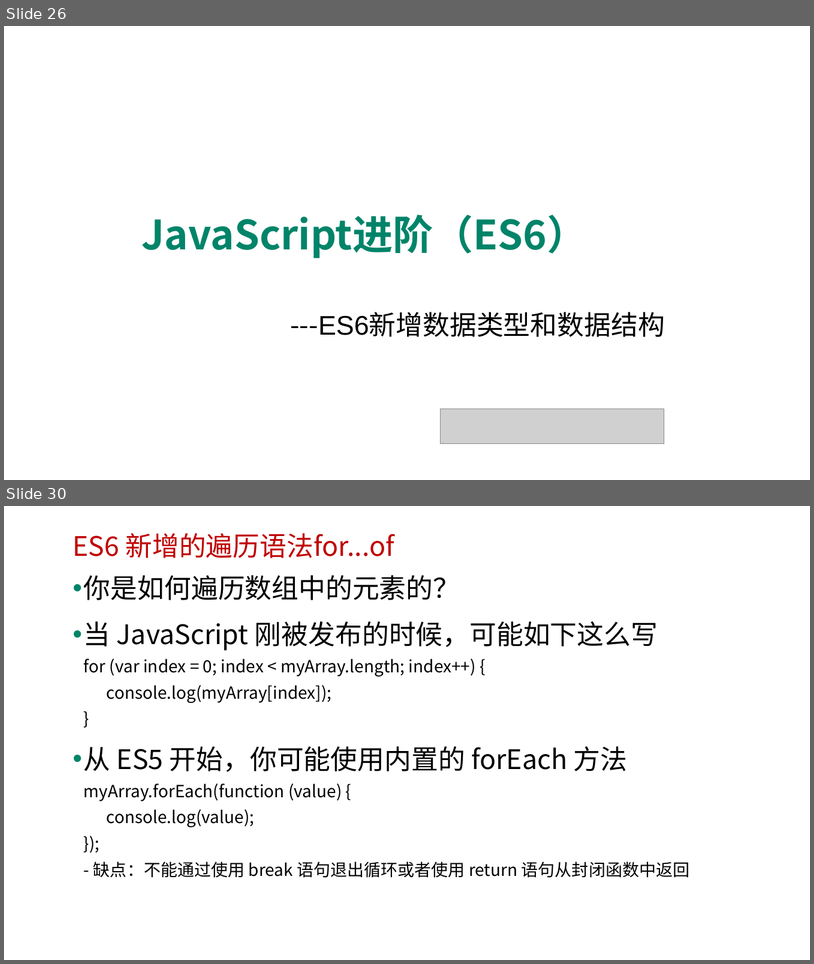
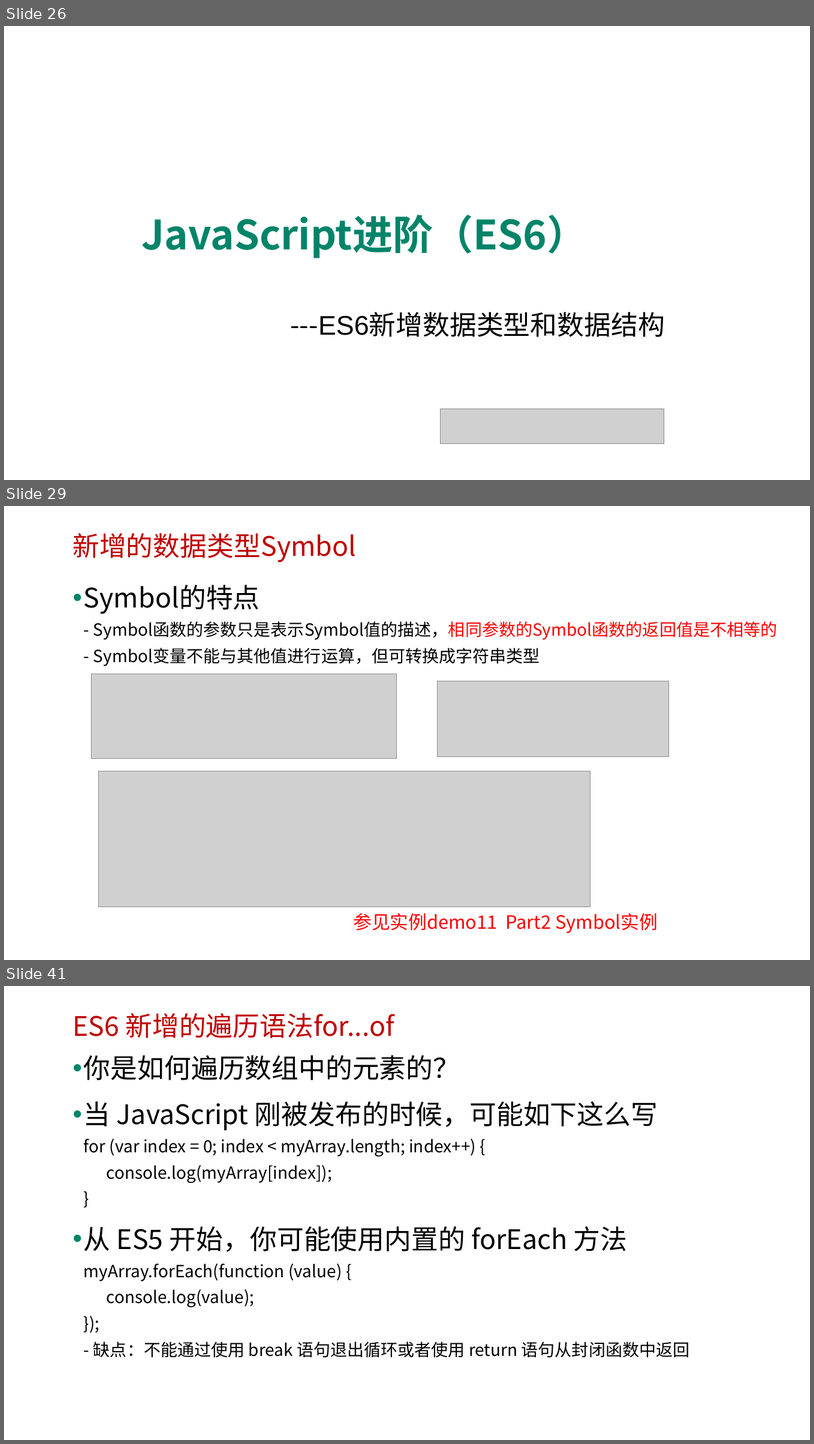
Before and after one commit to edu2act/course-javascript-advanced, a slide deck: 课程PPT/14.ECMAScript 6 二.pptx. Shown one above the other, each under a label of ours: slides 26 and 30 before the commit, slides 26, 29 and 41 after it; the slides between them are not shown. The pictures are 814x964 and 814x1444 pixels, drawn with LibreOffice and Linux fonts; fonts in the diff are those of the drawing; grey boxes stand for pictures; background and template pictures are left out. Boxes give left, top, right and bottom in pixels: in the first picture for what was removed or moved away, otherwise in the second. Text is boxed around its words. In the diff, an @@ line names an element or a change of style, - is before the commit and + after.

```diff
--- a/课程PPT/14.ECMAScript 6 二.pptx
+++ b/课程PPT/14.ECMAScript 6 二.pptx
@@ slide 29 added at [4,506,810,960], background picture (left out) @@
@@ text added at [72,533,356,562], 32 pt, text #C00000 @@
+新增的数据类型Symbol
@@ text added at [84,585,777,666], 20 pt, text #000000 @@
+• Symbol的特点
+  - Symbol函数的参数只是表示Symbol值的描述，相同参数的Symbol函数的返回值是不相等的
+  - Symbol变量不能与其他值进行运算，但可转换成字符串类型
@@ picture added at [91,673,396,758] @@
@@ picture added at [438,681,669,756] @@
@@ picture added at [98,771,591,906] @@
@@ text added at [353,913,658,933], 22 pt, text #FF0000 @@
+参见实例demo11 Part2 Symbol实例
@@ what was slide 30 is now slide 41 @@
```
Also in this commit, not shown: 4 slides changed, 10 other slides added, 9 other files.
